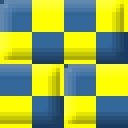
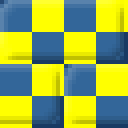
Comparing the layer stacks of the two w=128, h=128 images. Changes:
painted on "Bricks" over (x1=0, y1=0, x2=124, y2=124)
